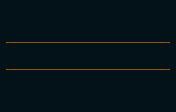
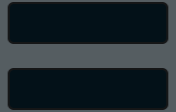
Layered file, before and after one edit (176x112). Changes by layer:
showed "N4_changePage6.png copy #1", painted on it over [9, 70, 167, 108]
showed "Layer", painted on it over [7, 68, 169, 110]
showed "N4_changePage6.png copy", painted on it over [9, 4, 167, 42]
showed "Layer copy", painted on it over [7, 2, 169, 44]
hid "ab_bg" over [0, 0, 176, 112]
showed "N4_changePage6.png" over [0, 0, 176, 112]
